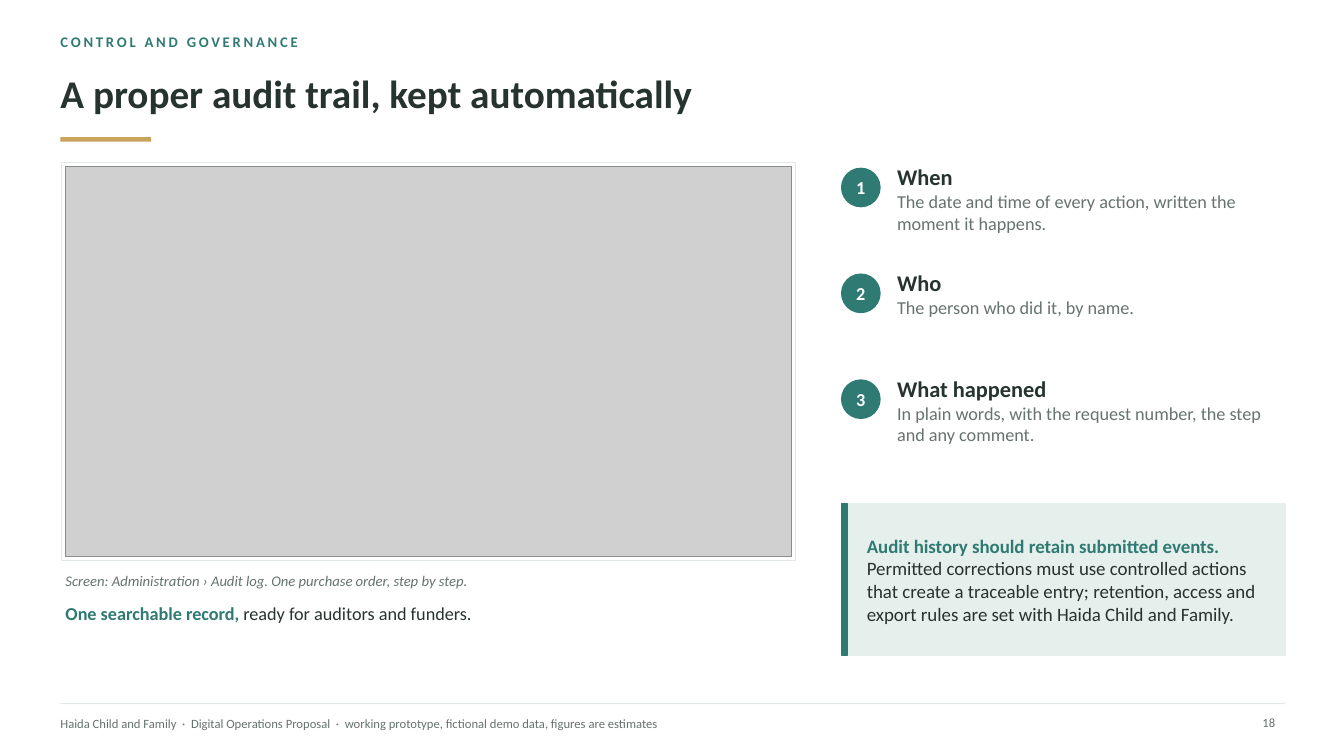
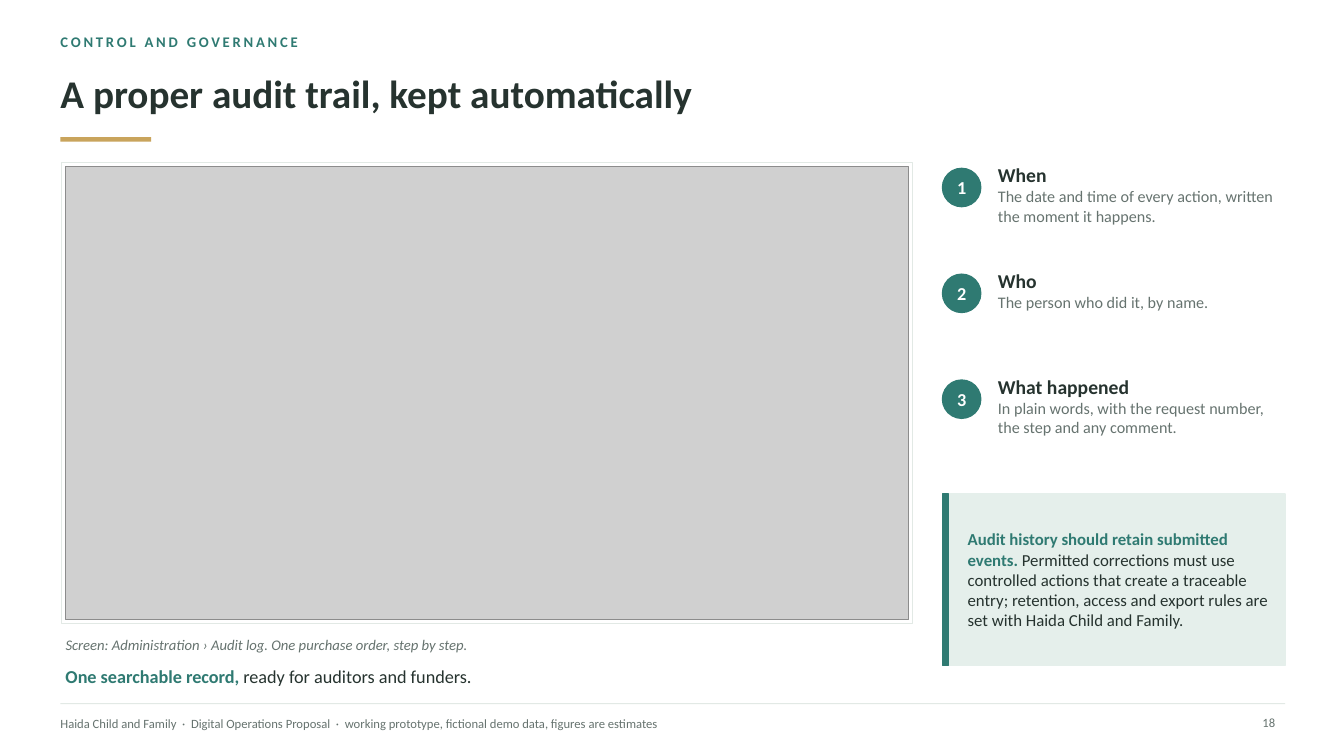
Before and after one commit to AndalibOlee/Portfolio, a slide deck: slide 18 of demo-platform/docs/Haida_Child_and_Family_Executive_Digital_Operations_Proposal.pptx. Drawn at 1344x756 pixels with LibreOffice and Linux fonts; fonts in the diff are those of the drawing; grey boxes stand for pictures. Boxes give left, top, right and bottom in pixels: in the first picture for what was removed or moved away, otherwise in the second. Text is boxed around its words. In the diff, an @@ line names an element or a change of style, - is before the commit and + after.

```diff
--- a/demo-platform/docs/Haida_Child_and_Family_Executive_Digital_Operations_Proposal.pptx
+++ b/demo-platform/docs/Haida_Child_and_Family_Executive_Digital_Operations_Proposal.pptx
@@ rectangle: place and size @@
-rectangle at (62, 162, 796, 561)
+rectangle at (62, 162, 913, 624)
@@ picture: place and size @@
-picture at (66, 166, 791, 557)
+picture at (66, 166, 909, 620)
@@ text "When": place and size @@
-text "When" at (897, 169, 1236, 233)
+text "When" at (998, 168, 1273, 225)
@@ text "When" at (998, 168, 1273, 225): size 16 to 14 pt in "When"; size 13 to 11.5 pt @@
@@ text "Who": place and size @@
-text "Who" at (897, 275, 1134, 317)
+text "Who" at (998, 274, 1208, 311)
@@ text "Who" at (998, 274, 1208, 311): size 16 to 14 pt in "Who"; size 13 to 11.5 pt in "The person who did it, by name." @@
@@ 3 texts, 3 ellipses: place and size @@
-3 texts, 3 ellipses at (842, 168, 880, 418)
+3 texts, 3 ellipses at (943, 168, 981, 418)
@@ text "What happened": place and size @@
-text "What happened" at (897, 381, 1261, 444)
+text "What happened" at (998, 380, 1264, 436)
@@ text "What happened" at (998, 380, 1264, 436): size 16 to 14 pt in "What happened"; size 13 to 11.5 pt in "In plain words, with the request number, ..." @@
@@ rectangle: place and size @@
-rectangle at (842, 504, 1286, 655)
+rectangle at (943, 494, 1286, 665)
@@ rectangle: place and size @@
-rectangle at (842, 504, 848, 655)
+rectangle at (943, 494, 949, 665)
@@ text "Audit history should retain submitted ...": place and size @@
-text "Audit history should retain submitted ..." at (867, 539, 1255, 624)
+text "Audit history should retain submitted ..." at (968, 533, 1268, 629)
@@ text "Audit history should retain submitted ..." at (968, 533, 1268, 629): size 13.5 to 12 pt @@
@@ text "Screen: Administration › Audit log. ...": place and size @@
-text "Screen: Administration › Audit log. ..." at (65, 576, 467, 589)
+text "Screen: Administration › Audit log. ..." at (66, 640, 467, 653)
@@ text "One searchable record, ready for ...": place and size @@
-text "One searchable record, ready for ..." at (65, 607, 472, 623)
+text "One searchable record, ready for ..." at (65, 670, 472, 686)
```
Also in this commit, not shown: 14 other slides changed, 7 other files.
